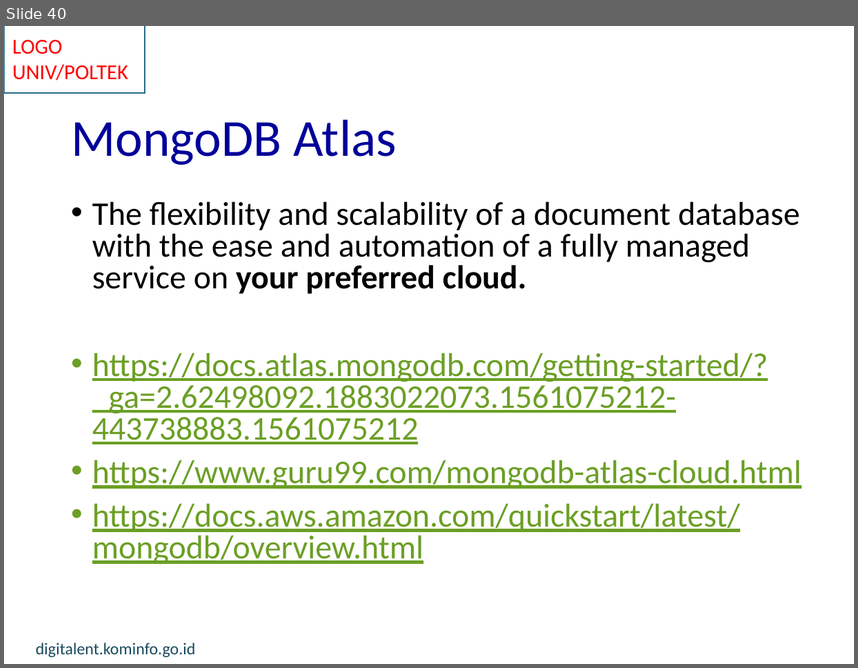
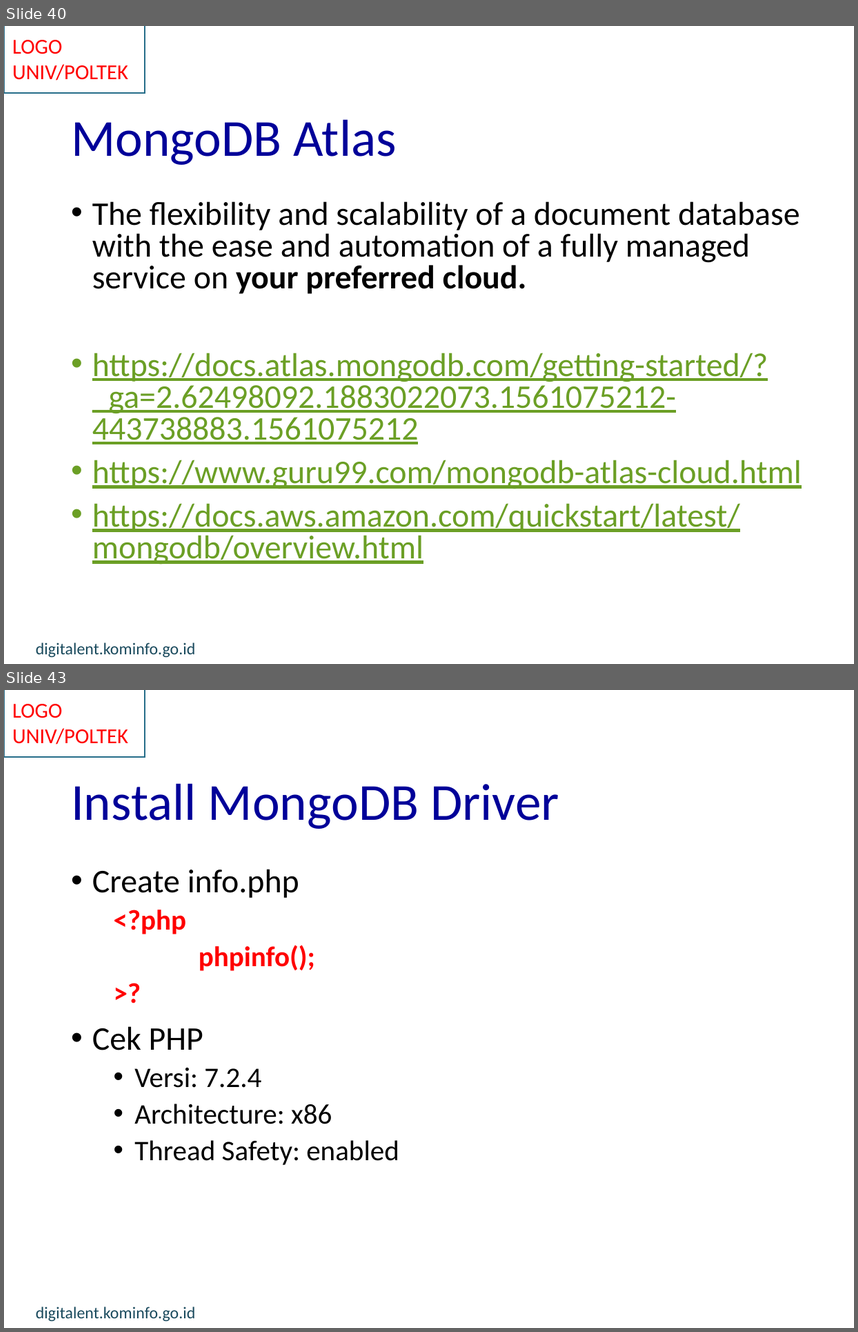
Before and after one commit to munif/iot-mongodb, a slide deck: IoT - 25 - Data Storage MongoDB rev 2.pptx. Shown one above the other, each under a label of ours: slide 40 before the commit, slides 40 and 43 after it; the slides between them are not shown. The pictures are 858x668 and 858x1332 pixels, drawn with LibreOffice and Linux fonts; fonts in the diff are those of the drawing; background and template pictures are left out. Boxes give left, top, right and bottom in pixels: in the first picture for what was removed or moved away, otherwise in the second. Text is boxed around its words. In the diff, an @@ line names an element or a change of style, - is before the commit and + after.

```diff
--- a/IoT - 25 - Data Storage MongoDB rev 2.pptx
+++ b/IoT - 25 - Data Storage MongoDB rev 2.pptx
@@ slide 43 added at (x1=4, y1=690, x2=854, y2=1328), background #FFFFFF; not listed: 3 template elements that a slide beside it also shows @@
@@ title added at (x1=71, y1=783, x2=559, y2=829), 44 pt, text #000099 @@
+Install MongoDB Driver
@@ text added at (x1=92, y1=869, x2=399, y2=1165), 24 pt, text #000000 @@
+• Create info.php
+  <?php
+  phpinfo();
+  >?
+• Cek PHP
+  • Versi: 7.2.4
+  • Architecture: x86
+  • Thread Safety: enabled
```
Also in this commit, not shown: 7 other slides added, 2 other files.
